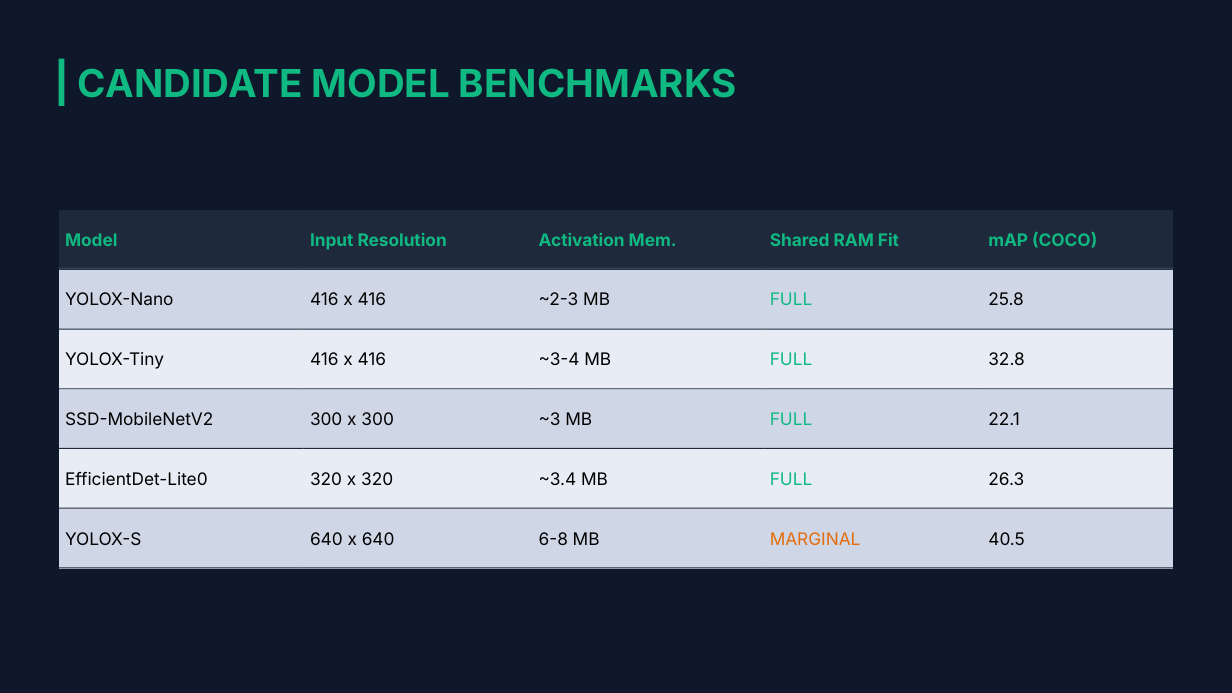
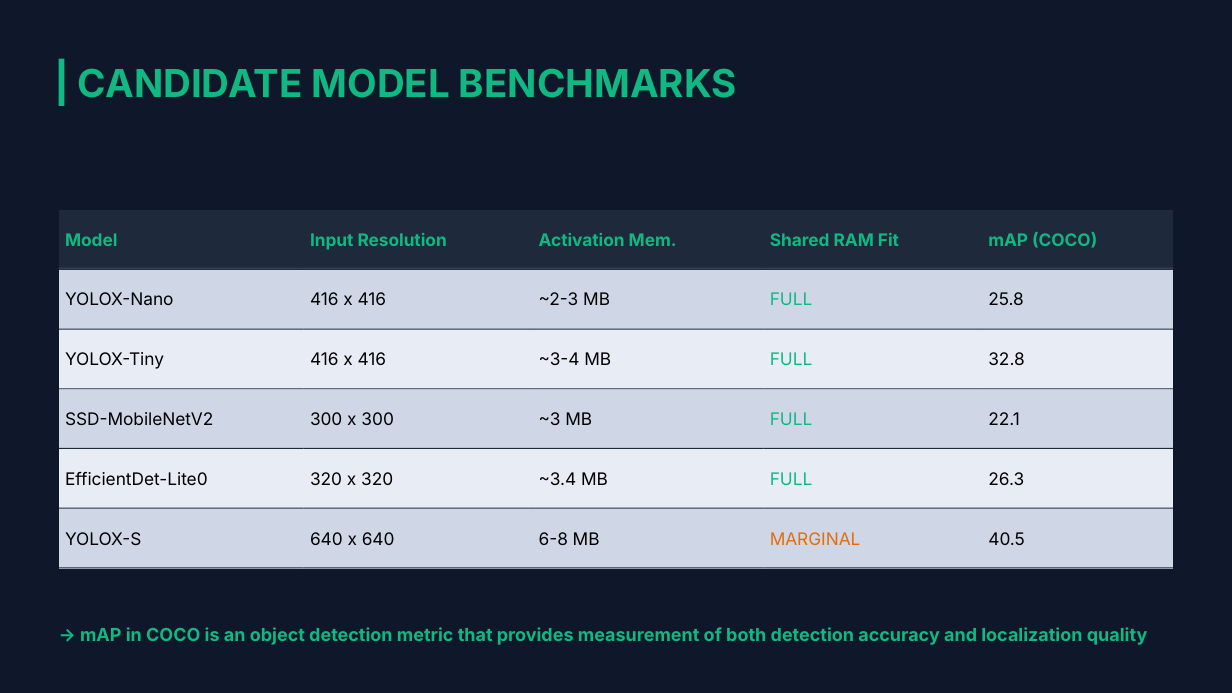
Before and after one commit to doganem/cmp720-embedded-system-development, a slide deck: slide 13 of midterm-presentation/Optimization of Edge AI on TDA4VM.pptx (slide 11 before the commit). Drawn at 1232x693 pixels with LibreOffice and Linux fonts; fonts in the diff are those of the drawing; background and template pictures are left out. Boxes give left, top, right and bottom in pixels: in the first picture for what was removed or moved away, otherwise in the second. Text is boxed around its words. In the diff, an @@ line names an element or a change of style, - is before the commit and + after.

```diff
--- a/midterm-presentation/Optimization of Edge AI on TDA4VM.pptx
+++ b/midterm-presentation/Optimization of Edge AI on TDA4VM.pptx
@@ text added at bbox=[80, 627, 1148, 645], 14 pt, text #10B981, bold @@
+→ mAP in COCO is an object detection metric that provides measurement of both detection accuracy and localization quality
```
Also in this commit, not shown: 4 other slides changed, 3 slides added, 2 slides removed, 1 other file.
